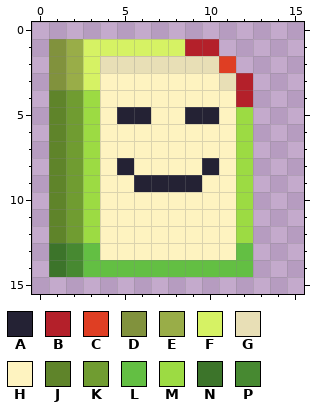
Edited in one commit: pixel-art sprite (src/main/resources/assets/remotely/icons/file.png). The picture above was drawn from the file before the commit.
The file is 16x16 pixels. Colours within 5 levels of each other are drawn and written as one. The old version is drawn lined up with the new one.
Palette (. is transparent): A #242234  B #b4202a  C #df3e23  D #81923d  E #99ad48  F #d6f264  G #e8dfb6  H #fef3c0  J #5f842a  K #709c31  L #63bf43  M #9cdb43  N #3c742a  P #478931
Pixels before, first column x 1:
 1 DEFFFFFFBB..
 2 DEFGGGGGGGC.
 3 DEFHHHHHHHGB
 4 JKMHHHHHHHHB
 5 JKMHAAHHAAHM
 6 JKMHHHHHHHHM
 7 JKMHHHHHHHHM
 8 JKMHAHHHHAHM
 9 JKMHHAAAAHHM
10 JKMHHHHHHHHM
11 JKMHHHHHHHHM
12 JKMHHHHHHHHM
13 NPLHHHHHHHHL
14 NPLLLLLLLLLL
Once edited:
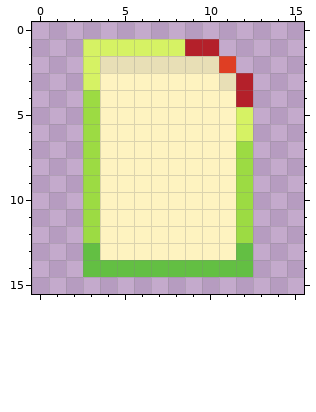
The edit:
whole drawing moved by -1,+0 (the old picture is shown already moved)
Changed rows in their new state; - is an unchanged pixel.
first column x 1:
 1 ..----------
 2 ..----------
 3 ..----------
 4 ..----------
 5 ..--HH--HH-F
 6 ..---------F
 7 ..----------
 8 ..--H----H--
 9 ..---HHHH---
10 ..----------
11 ..----------
12 ..----------
13 ..----------
14 ..----------
